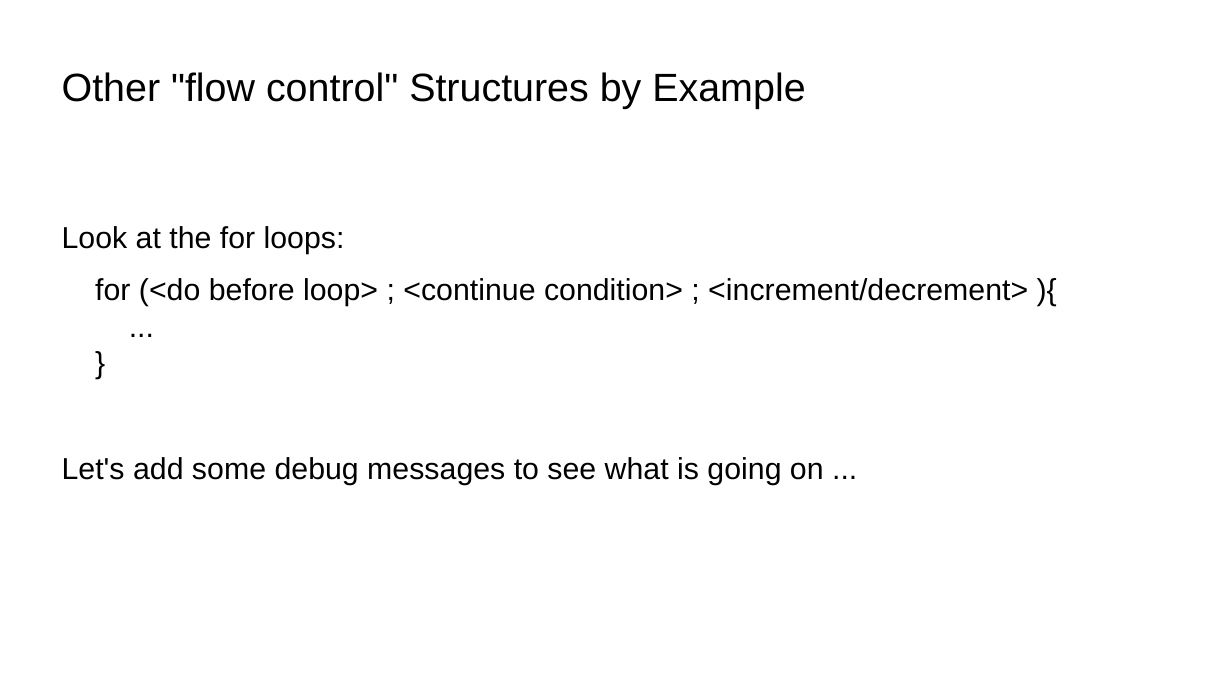
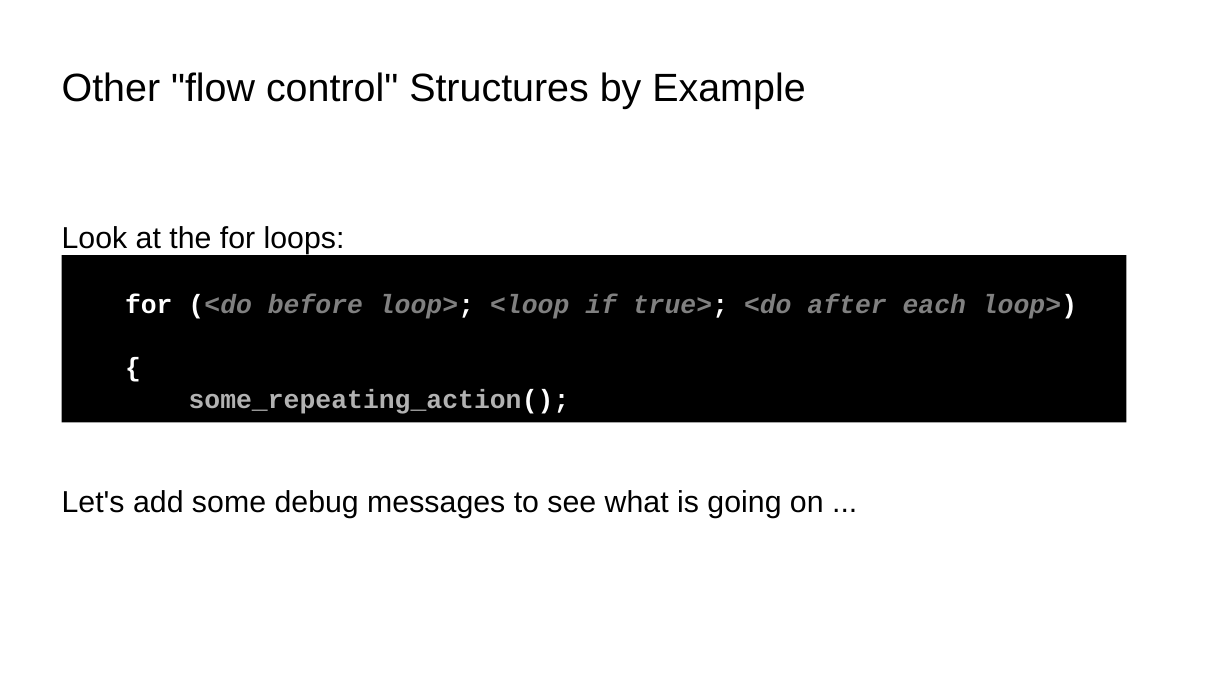
Before and after one commit to bradakelly/ArduinoDevelopmentWorkshop, a slide deck: slide 18 of CourseSlideshow.odp. Drawn at 1232x693 pixels with LibreOffice and Linux fonts; fonts in the diff are those of the drawing; background and template pictures are left out. Boxes give left, top, right and bottom in pixels: in the first picture for what was removed or moved away, otherwise in the second. Text is boxed around its words. In the diff, an @@ line names an element or a change of style, - is before the commit and + after.

```diff
--- a/CourseSlideshow.odp
+++ b/CourseSlideshow.odp
@@ text added at (x1=61, y1=255, x2=1127, y2=423), fill #000000, 17 pt, text #808080, bold, italic @@
+for (<do before loop>; <loop if true>; <do after each loop>)
+{
+some_repeating_action();
+}
@@ text at (x1=95, y1=278, x2=1028, y2=306): paragraph removed @@
-for (<do before loop> ; <continue condition> ; <increment/decrement> ){
-...
-}
```
Also in this commit, not shown: 6 other slides changed.
